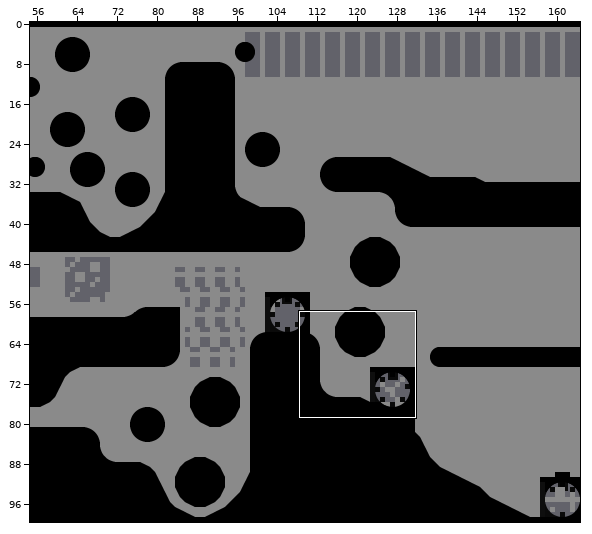
Tiled map (JSON) -- docs/map/pixel-hill-zone.json. Above, an overview of the earlier version with the close-up marked.
Close-up. The starting point:
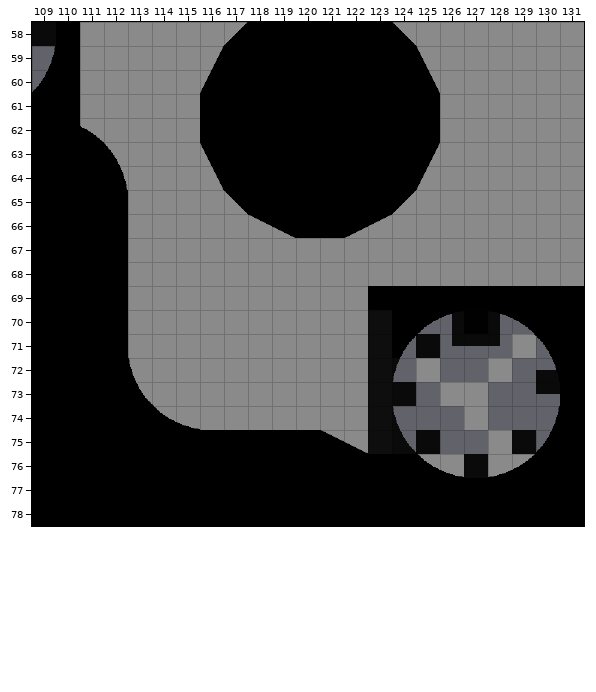
Cells are 32x32 px. Shown: x 109..131, y 58..78.
The result:
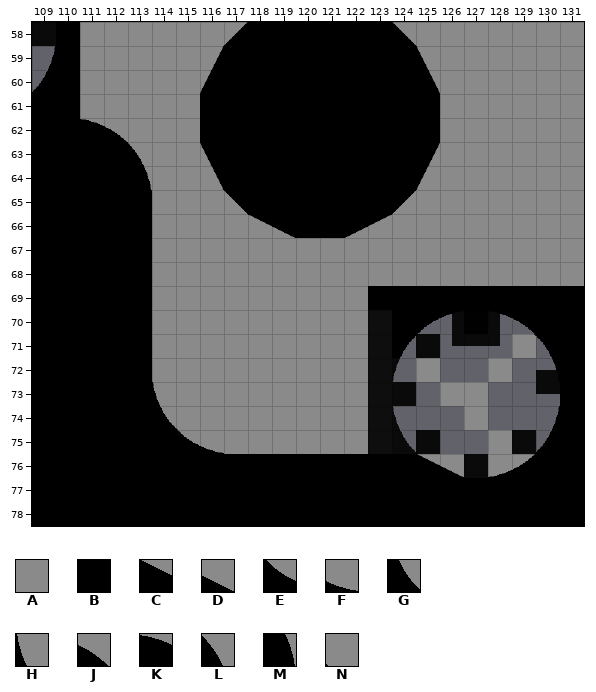
Key: from "testTiles2": A 0, B 1, C 3, D 4, E 10, F 11, G 12, H 13, J 17, K 18, L 19, M 20, N 21.
_ is an empty cell.
Changes in this commit:
Layer "Base":
y 62: x 111..112 JA -> KJ
y 63: x 112..113 LA -> BL
y 64: x 112..113 MA -> BM
y 65..71: x 113 A -> B
y 72: x 113 H -> B
y 73: x 113..114 GN -> BH
y 74: x 114..115 EF -> GN
y 75: x 115..122 BBBBBBCD -> EFAAAAAA
y 76: x 125..126 EF -> CD
Where, in picture pixels (left, top, right, bottom), the same in both close-ups:
changed: (80, 119, 368, 454)
changed: (417, 454, 461, 477)
